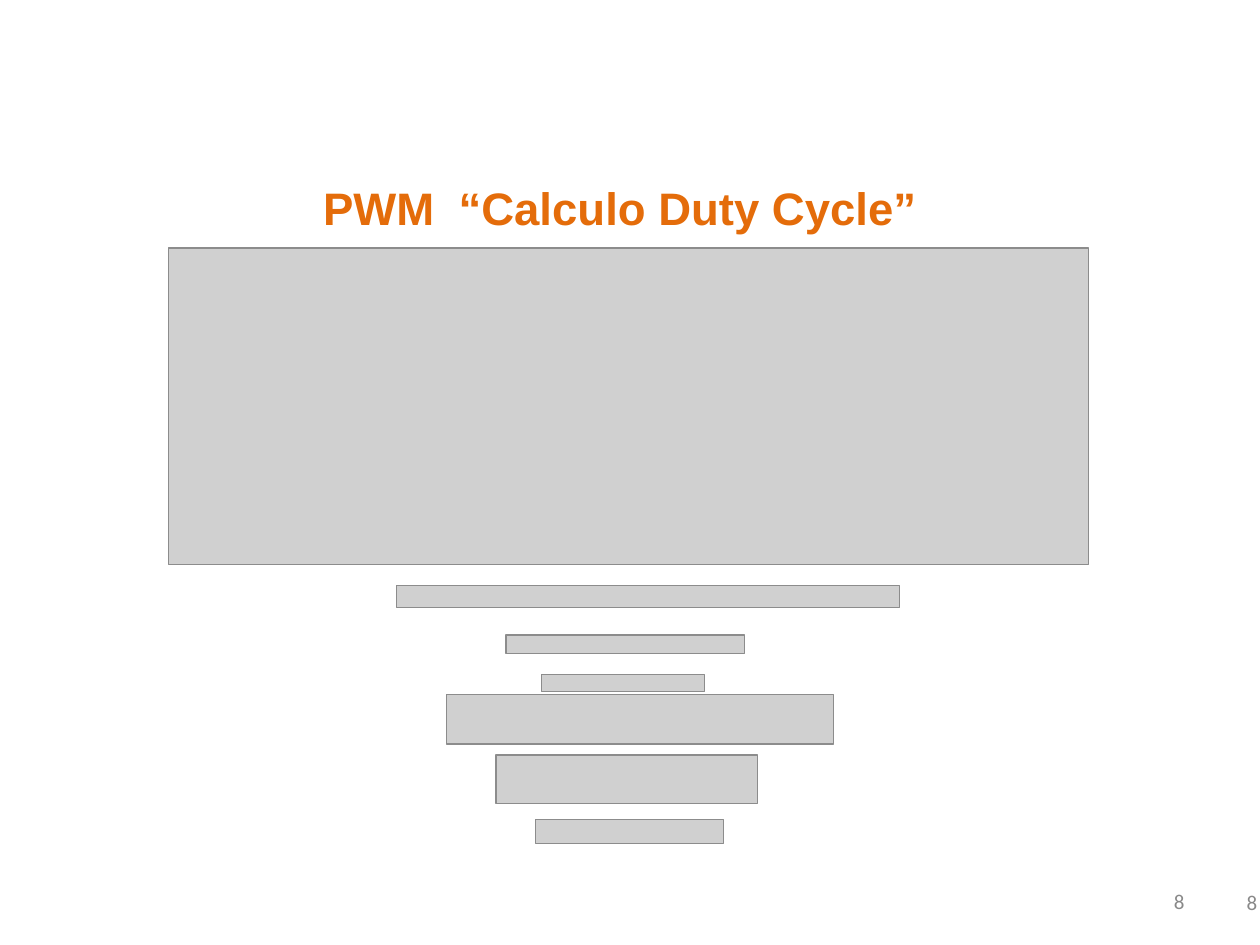
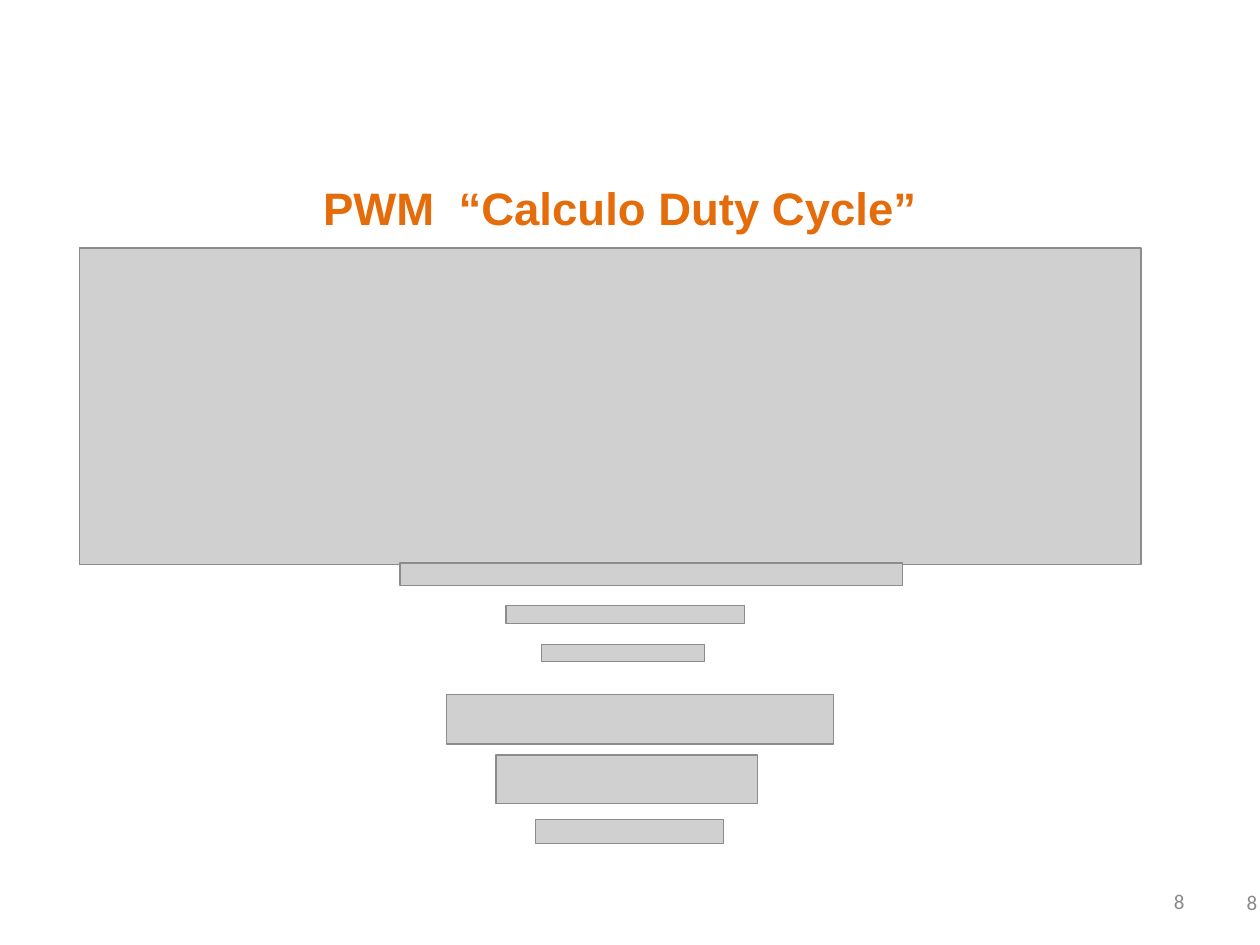
Before and after one commit to rafaelgov95/Robotica, a slide deck: slide 8 of IFMS/AulaIFMS2.ppt. Drawn at 1260x945 pixels with LibreOffice and Linux fonts; fonts in the diff are those of the drawing; grey boxes stand for pictures; background and template pictures are left out. Boxes give left, top, right and bottom in pixels: in the first picture for what was removed or moved away, otherwise in the second. Text is boxed around its words. In the diff, an @@ line names an element or a change of style, - is before the commit and + after.

```diff
--- a/IFMS/AulaIFMS2.ppt
+++ b/IFMS/AulaIFMS2.ppt
@@ picture: place and size @@
-picture at bbox=[169, 248, 1089, 564]
+picture at bbox=[79, 248, 1142, 564]
@@ picture: place and size @@
-picture at bbox=[397, 586, 900, 609]
+picture at bbox=[401, 563, 903, 586]
@@ picture: place and size @@
-picture at bbox=[507, 635, 746, 654]
+picture at bbox=[507, 605, 746, 624]
@@ picture: place and size @@
-picture at bbox=[542, 674, 704, 692]
+picture at bbox=[542, 645, 704, 663]
```
Also in this commit, not shown: 1 other file.
